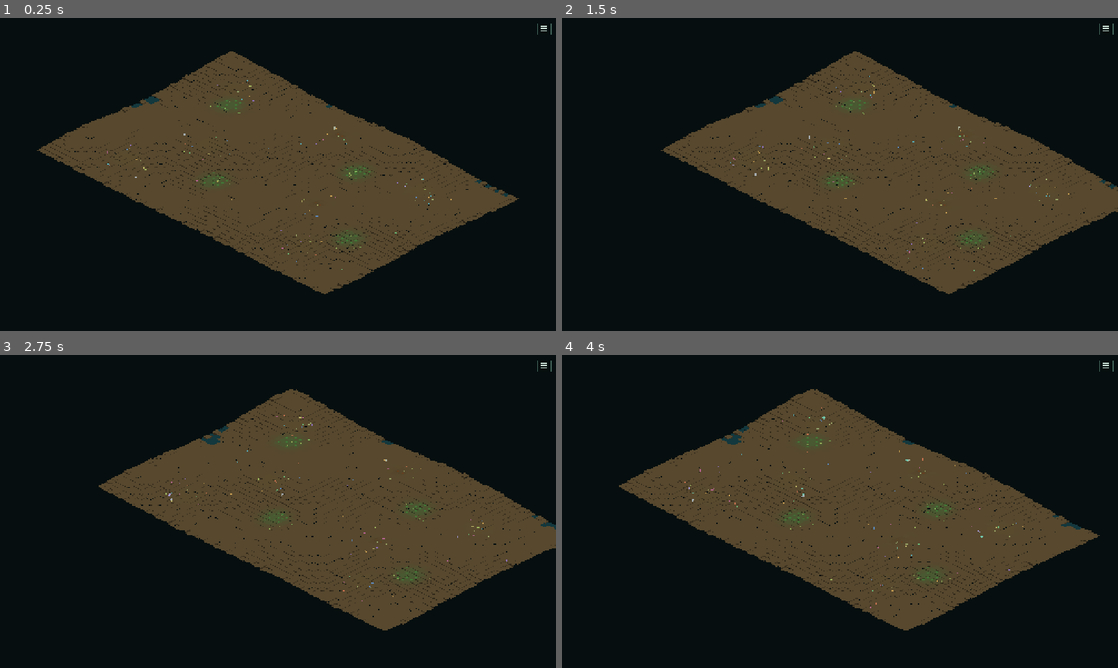
Above: before the commit, frames 1-4 (two rows, left to right).
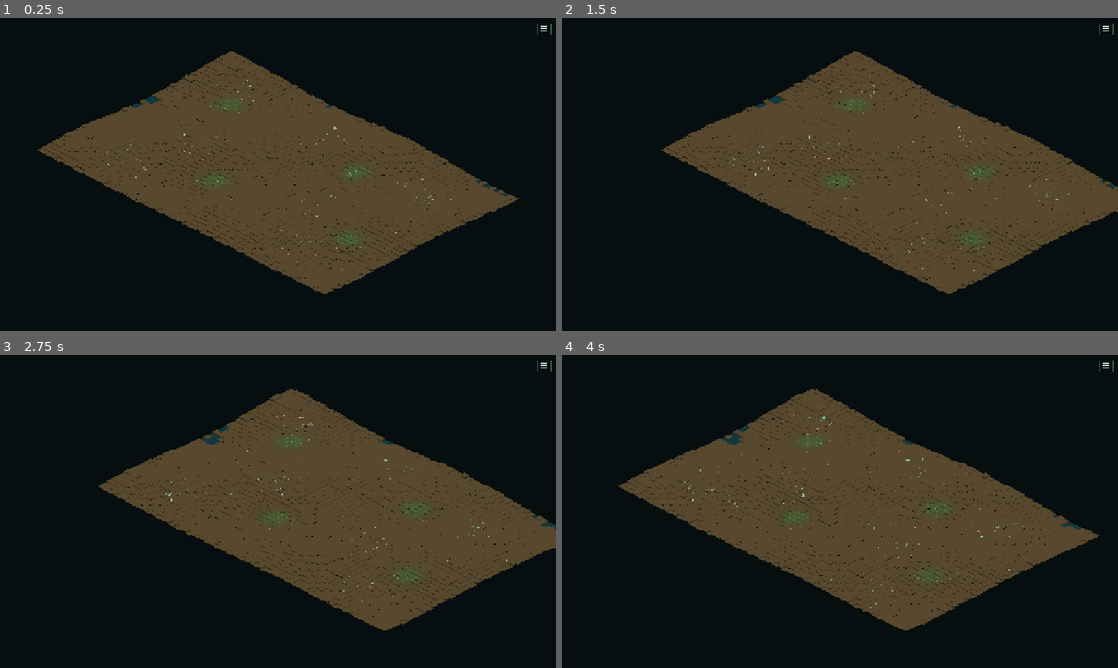
Above: after the commit, the same moments.

Repository: Rzbck/MicroC0re
Game: Godot game, scene res://src/app/main.tscn
Two runs of this game, one before a commit and one after it. Both use one fixed random seed, a clock stepped at 60 frames per second and the inputs below.
Inputs (mouse positions are in pixels of both pictures, inside the frame that each line leads up to):
- Up to frame 1 (0.25 s): no input
- Up to frame 2 (1.5 s): tap Enter at 0.5 s; move the mouse to (962, 158) at 0.52 s; hold D 0.53-1.25 s; tap F at 0.6 s; click (962, 158) at 0.67 s; tap Space at 0.77 s; drag from (728, 190) to (812, 237) at 1.27 s
- Up to frame 3 (2.75 s): tap Space at 2 s; move the mouse to (333, 442) at 2.02 s; hold D from 2.03 s (still down); tap N at 2.1 s
- Up to frame 4 (4 s): release D at 2.75 s; drag from (812, 574) to (673, 464) at 2.77 s; move the mouse to (1006, 558) at 3.52 s; hold A from 3.53 s (still down); tap 2 at 3.6 s; tap Space at 3.77 s

The runs differ from the first frame. In frame 1, less than 0.1% of the frame differs, in the area x 19-82%, y 19-81%; in frame 2, less than 0.1%; in frame 3, less than 0.1%, in the area x 29-92%, y 19-79%; in frame 4, less than 0.1%.

Commit message:
Expose species and biome succession

Diff:
--- a/src/app/pixel_isometric_world.gd
+++ b/src/app/pixel_isometric_world.gd
@@ -97,6 +97,7 @@
 var far_agent_accumulator: float = 0.0
 var last_far_agent_count: int = 0
 var evolution_metrics_cache: Dictionary = {}
+var biome_metrics_cache: Dictionary = {}
 var evolution_metrics_accumulator: float = 0.0
 
 
@@ -157,6 +158,7 @@
 	visual_time = 0.0
 	actual_sim_speed = 0.0
 	evolution_metrics_cache = sim.evolution_metrics()
+	biome_metrics_cache = terrain.biome_metrics()
 	evolution_metrics_accumulator = 0.0
 	_speed_wall_accumulator = 0.0
 	_speed_sim_time_start = float(sim.simulation_time)
@@ -273,6 +275,7 @@
 		if evolution_metrics_accumulator >= 0.5:
 			evolution_metrics_accumulator = fmod(evolution_metrics_accumulator, 0.5)
 			evolution_metrics_cache = sim.evolution_metrics()
+			biome_metrics_cache = terrain.biome_metrics()
 
 	_update_terrain_layer_transform()
 
@@ -881,33 +884,35 @@
 			0:
 				half_length = 1.42 + clampf(float(agent.length) * 0.10, 0.0, 0.55)
 				half_width = 0.50 + clampf(float(agent.radius) * 0.24, 0.0, 0.24)
-				color = _lineage_color(float(agent.lineage_hue))
+				color = _evolved_lineage_tint(
+					Color(0.66, 0.74, 0.64), agent, 0.72, "bacterium"
+				)
 				if bool(agent.dying):
 					color = color.lerp(Color(0.72, 0.30, 0.18), 0.62)
 			1:
 				half_length = 2.35
 				half_width = 1.30
-				color = _evolved_lineage_tint(Color(0.62, 0.82, 0.76), agent, 0.34)
+				color = _evolved_lineage_tint(Color(0.62, 0.82, 0.76), agent, 0.48, "amoeba")
 			2:
 				half_length = 2.05
 				half_width = 0.92
-				color = _evolved_lineage_tint(Color(0.69, 0.69, 0.88), agent, 0.38)
+				color = _evolved_lineage_tint(Color(0.69, 0.69, 0.88), agent, 0.50, "ciliate")
 			3:
 				half_length = 1.65
 				half_width = 0.66
-				color = _evolved_lineage_tint(Color(0.82, 0.72, 0.44), agent, 0.42)
+				color = _evolved_lineage_tint(Color(0.82, 0.72, 0.44), agent, 0.54, "flagellate")
 			4:
 				half_length = 1.28
 				half_width = 0.88
-				color = _evolved_lineage_tint(Color(0.38, 0.68, 0.34), agent, 0.44)
+				color = _evolved_lineage_tint(Color(0.38, 0.68, 0.34), agent, 0.56, "alga")
 			5:
 				half_length = 1.36
 				half_width = 0.88
-				color = _evolved_lineage_tint(Color(0.72, 0.57, 0.35), agent, 0.44)
+				color = _evolved_lineage_tint(Color(0.72, 0.57, 0.35), agent, 0.56, "yeast")
 			6:
 				half_length = 1.90
 				half_width = 0.72
-				color = _evolved_lineage_tint(Color(0.64, 0.56, 0.38), agent, 0.40)
+				color = _evolved_lineage_tint(Color(0.64, 0.56, 0.38), agent, 0.52, "hypha")
 
 		var morph_scale: float = (
 			clampf(float(agent.gene_size), 0.74, 1.38)
@@ -1161,34 +1166,61 @@
 	return null
 
 
-func _evolved_lineage_tint(base: Color, agent: Variant, amount: float = 0.38) -> Color:
+func _species_family_code(kind: String) -> int:
+	match kind:
+		"bacterium": return 0
+		"amoeba": return 1
+		"ciliate": return 2
+		"flagellate": return 3
+		"alga": return 4
+		"yeast": return 5
+		"hypha": return 6
+	return 0
+
+
+func _evolved_lineage_tint(
+	base: Color,
+	agent: Variant,
+	amount: float = 0.38,
+	kind: String = ""
+) -> Color:
 	if not "lineage_hue" in agent:
 		return base
+	var family_code: int = _species_family_code(kind)
+	var species_hue: float = (
+		sim.species_visual_hue(agent, family_code)
+		if sim != null
+		else float(agent.lineage_hue)
+	)
+	var species_color: Color = _lineage_color(species_hue)
+	var lineage_color: Color = _lineage_color(float(agent.lineage_hue))
 	return base.lerp(
-		_lineage_color(float(agent.lineage_hue)),
-		clampf(amount, 0.0, 0.72)
+		species_color.lerp(lineage_color, 0.22),
+		clampf(amount, 0.0, 0.78)
 	)
 
 
 func _agent_tint(kind: String, agent: Variant) -> Color:
 	match kind:
 		"bacterium":
-			var color: Color = _lineage_color(float(agent.lineage_hue))
+			var color: Color = _evolved_lineage_tint(
+				Color(0.70, 0.78, 0.68), agent, 0.72, "bacterium"
+			)
 			if bool(agent.dying):
 				color = color.lerp(Color(0.74, 0.34, 0.22), 0.62)
 			elif bool(agent.dormant):
 				color = color.lerp(Color(0.34, 0.42, 0.40), 0.62)
 			return color
 		"amoeba":
-			return _evolved_lineage_tint(Color(0.78, 0.90, 0.84), agent, 0.34)
+			return _evolved_lineage_tint(Color(0.78, 0.90, 0.84), agent, 0.48, "amoeba")
 		"ciliate":
-			return _evolved_lineage_tint(Color(0.84, 0.84, 0.95), agent, 0.38)
+			return _evolved_lineage_tint(Color(0.84, 0.84, 0.95), agent, 0.50, "ciliate")
 		"flagellate":
-			return _evolved_lineage_tint(Color(0.92, 0.84, 0.62), agent, 0.42)
+			return _evolved_lineage_tint(Color(0.92, 0.84, 0.62), agent, 0.54, "flagellate")
 		"alga":
-			return _evolved_lineage_tint(Color(0.90, 0.96, 0.86), agent, 0.44)
+			return _evolved_lineage_tint(Color(0.90, 0.96, 0.86), agent, 0.56, "alga")
 		"yeast":
-			return _evolved_lineage_tint(Color(0.94, 0.88, 0.78), agent, 0.44)
+			return _evolved_lineage_tint(Color(0.94, 0.88, 0.78), agent, 0.56, "yeast")
 	return Color.WHITE
 
 
@@ -1220,7 +1252,7 @@
 		draw_line(
 			a,
 			b,
-			_evolved_lineage_tint(Color(0.64, 0.56, 0.38), colony, 0.42),
+			_evolved_lineage_tint(Color(0.64, 0.56, 0.38), colony, 0.52, "hypha"),
 			width_px,
 			false
 		)
@@ -1239,7 +1271,7 @@
 				tip - Vector2.ONE * px,
 				Vector2.ONE * px * 2.0
 			),
-			_evolved_lineage_tint(Color(0.78, 0.72, 0.50), colony, 0.34),
+			_evolved_lineage_tint(Color(0.78, 0.72, 0.50), colony, 0.44, "hypha"),
 			true
 		)
 
@@ -2048,8 +2080,8 @@
 func _draw_metrics_panel() -> void:
 	var viewport_size: Vector2 = get_viewport_rect().size
 	var panel := Rect2(
-		Vector2(12.0, viewport_size.y - 108.0),
-		Vector2(390.0, 90.0)
+		Vector2(12.0, viewport_size.y - 128.0),
+		Vector2(430.0, 110.0)
 	)
 	draw_rect(panel, Color(0.010, 0.022, 0.024, 0.88), true)
 	_ui_text(
@@ -2089,7 +2121,8 @@
 	var evo: Dictionary = evolution_metrics_cache
 	_ui_text(
 		panel.position + Vector2(10.0, 75.0),
-		"evolution eco %d  gen %d  struct %d  HGT %d  refuge %d" % [
+		"evolution sp %d / eco %d  gen %d  struct %d  HGT %d  refuge %d" % [
+			int(evo.get("species", 0)),
 			int(evo.get("ecotypes", 0)),
 			int(evo.get("max_generation", 0)),
 			int(evo.get("structural_mutations", 0)),
@@ -2098,6 +2131,21 @@
 		],
 		11,
 		Color(0.78, 0.67, 0.82)
+	)
+	var biome: Dictionary = biome_metrics_cache
+	_ui_text(
+		panel.position + Vector2(10.0, 94.0),
+		"biome P%d B%d D%d F%d A%d X%d  transitions %d" % [
+			int(biome.get("producer", 0)),
+			int(biome.get("biofilm", 0)),
+			int(biome.get("detrital", 0)),
+			int(biome.get("fungal", 0)),
+			int(biome.get("anoxic", 0)),
+			int(biome.get("disturbed", 0)),
+			int(biome.get("transitions", 0)),
+		],
+		11,
+		Color(0.62, 0.80, 0.66)
 	)
 
 func _handle_ui_click(position: Vector2) -> bool:
--- a/src/app/session_telemetry.gd
+++ b/src/app/session_telemetry.gd
@@ -99,6 +99,7 @@
 		+ sim.hyphae.size()
 	)
 	var evolution: Dictionary = sim.evolution_metrics()
+	var biome: Dictionary = terrain.biome_metrics()
 	var sample := {
 		"t_s": int(round(_elapsed_seconds())),
 		"fps": roundf(
@@ -148,6 +149,21 @@
 		"soil_deposited": _round3(float(terrain.deposited_total)),
 		"capability_fragments": terrain.capability_fragments.size(),
 		"ecotypes": int(evolution["ecotypes"]),
+		"species": int(evolution["species"]),
+		"species_bacteria": int(evolution["species_bacteria"]),
+		"species_protozoa": int(evolution["species_protozoa"]),
+		"species_ciliates": int(evolution["species_ciliates"]),
+		"species_flagellates": int(evolution["species_flagellates"]),
+		"species_algae": int(evolution["species_algae"]),
+		"species_decomposers": int(evolution["species_decomposers"]),
+		"species_hyphae": int(evolution["species_hyphae"]),
+		"biome_producer": int(biome["producer"]),
+		"biome_biofilm": int(biome["biofilm"]),
+		"biome_detrital": int(biome["detrital"]),
+		"biome_fungal": int(biome["fungal"]),
+		"biome_anoxic": int(biome["anoxic"]),
+		"biome_disturbed": int(biome["disturbed"]),
+		"biome_transitions": int(biome["transitions"]),
 		"lineage_bins": int(evolution["lineage_bins"]),
 		"max_generation": int(evolution["max_generation"]),
 		"structural_mutations": int(evolution["structural_mutations"]),
@@ -183,6 +199,21 @@
 			"soil_excavated": float(sample["soil_excavated"]),
 			"soil_deposited": float(sample["soil_deposited"]),
 			"ecotypes": int(sample["ecotypes"]),
+			"species": int(sample["species"]),
+			"species_bacteria": int(sample["species_bacteria"]),
+			"species_protozoa": int(sample["species_protozoa"]),
+			"species_ciliates": int(sample["species_ciliates"]),
+			"species_flagellates": int(sample["species_flagellates"]),
+			"species_algae": int(sample["species_algae"]),
+			"species_decomposers": int(sample["species_decomposers"]),
+			"species_hyphae": int(sample["species_hyphae"]),
+			"biome_producer": int(sample["biome_producer"]),
+			"biome_biofilm": int(sample["biome_biofilm"]),
+			"biome_detrital": int(sample["biome_detrital"]),
+			"biome_fungal": int(sample["biome_fungal"]),
+			"biome_anoxic": int(sample["biome_anoxic"]),
+			"biome_disturbed": int(sample["biome_disturbed"]),
+			"biome_transitions": int(sample["biome_transitions"]),
 			"lineage_bins": int(sample["lineage_bins"]),
 			"max_generation": int(sample["max_generation"]),
 			"structural_mutations": int(sample["structural_mutations"]),
--- a/tests/ecology_soak.gd
+++ b/tests/ecology_soak.gd
@@ -55,15 +55,23 @@
 		min_active_guilds = mini(min_active_guilds, active_guilds)
 
 		if elapsed + 0.0001 >= next_report:
+			var biome: Dictionary = terrain.biome_metrics()
 			print(
-				"ecology_soak t=%ds bac=%d pro=%d cil=%d fla=%d alg=%d dec=%d hyp=%d eco=%d gen=%d refuge=%d soil=%.1f/%.1f"
+				"ecology_soak t=%ds bac=%d pro=%d cil=%d fla=%d alg=%d dec=%d hyp=%d sp=%d eco=%d gen=%d refuge=%d biome=%d/%d/%d/%d/%d/%d soil=%.1f/%.1f"
 				% [
 					int(round(elapsed)), sim.bacteria.size(), sim.protozoa.size(),
 					sim.ciliates.size(), sim.flagellates.size(), sim.microalgae.size(),
 					sim.decomposers.size(), sim.hyphae.size(),
+					int(evolution.get("species", 0)),
 					int(evolution.get("ecotypes", 0)),
 					int(evolution.get("max_generation", 0)),
 					int(sim.refugia_recoveries_total),
+					int(biome.get("producer", 0)),
+					int(biome.get("biofilm", 0)),
+					int(biome.get("detrital", 0)),
+					int(biome.get("fungal", 0)),
+					int(biome.get("anoxic", 0)),
+					int(biome.get("disturbed", 0)),
 					float(terrain.excavated_total), float(terrain.deposited_total),
 				]
 			)
